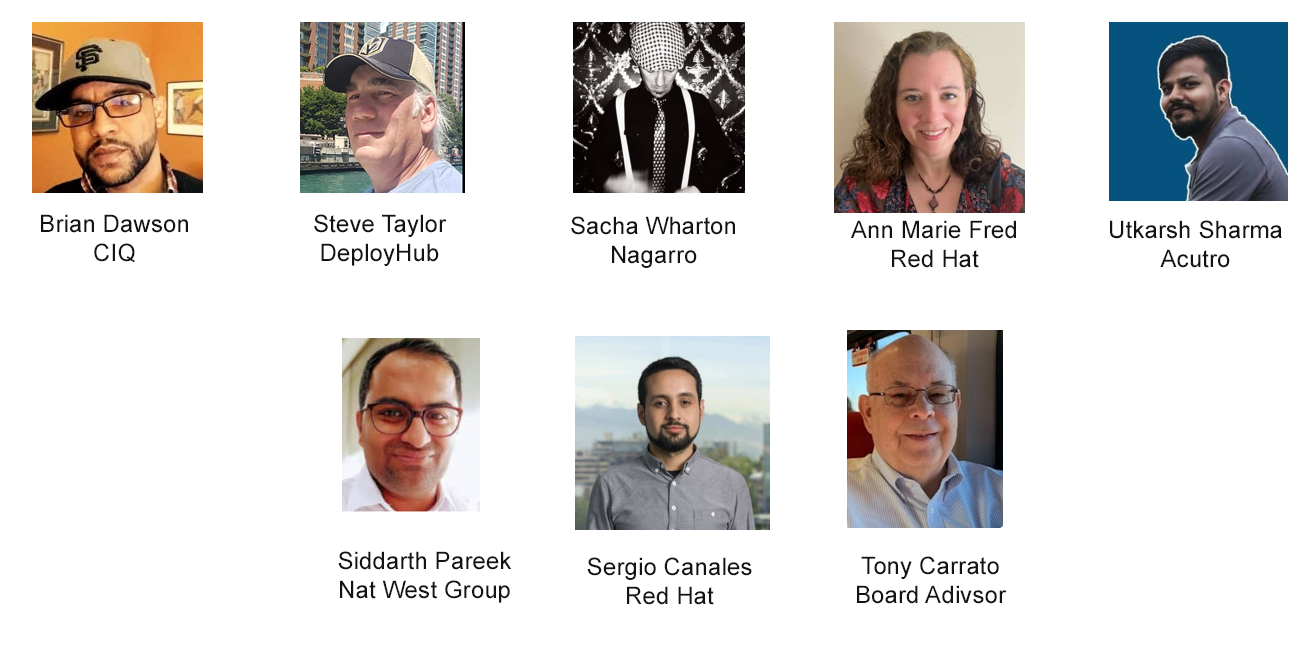
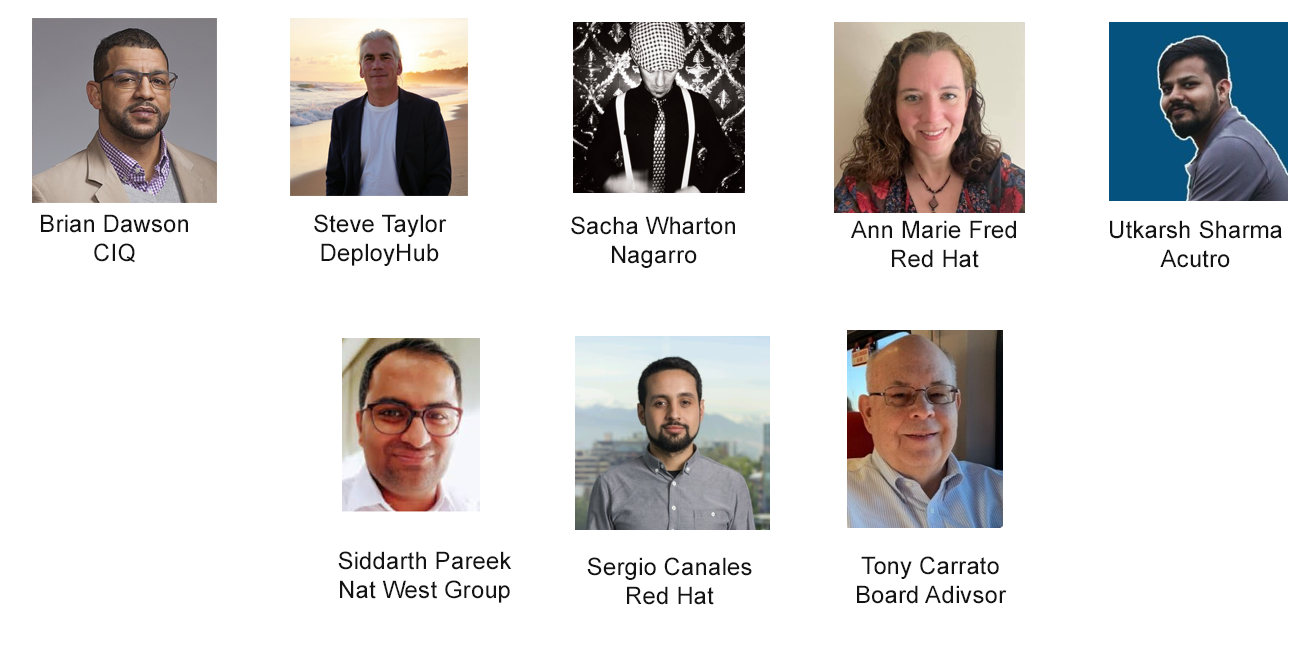
Two versions of the same layered image (1308 × 653). Layer-by-layer changes:
added layer "0ece978955ddcd7e" above "Brian-Dawson (2)" over box(290, 18, 468, 196)
added layer "Brian-Dawson (2)" above "Layer 1" over box(32, 18, 217, 203)
